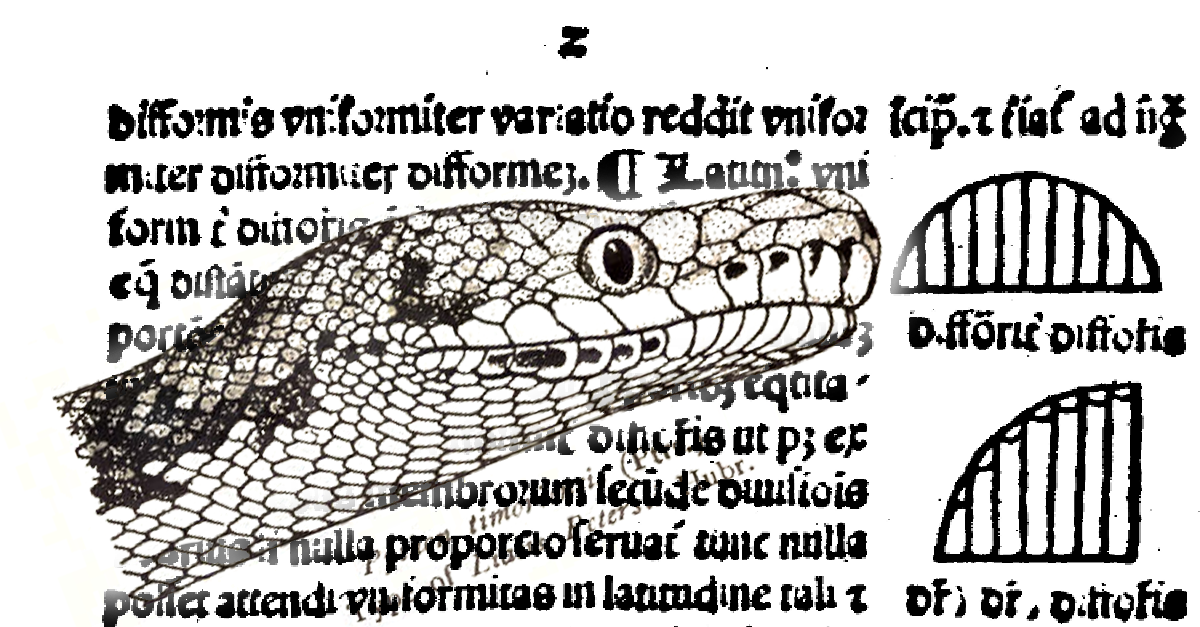
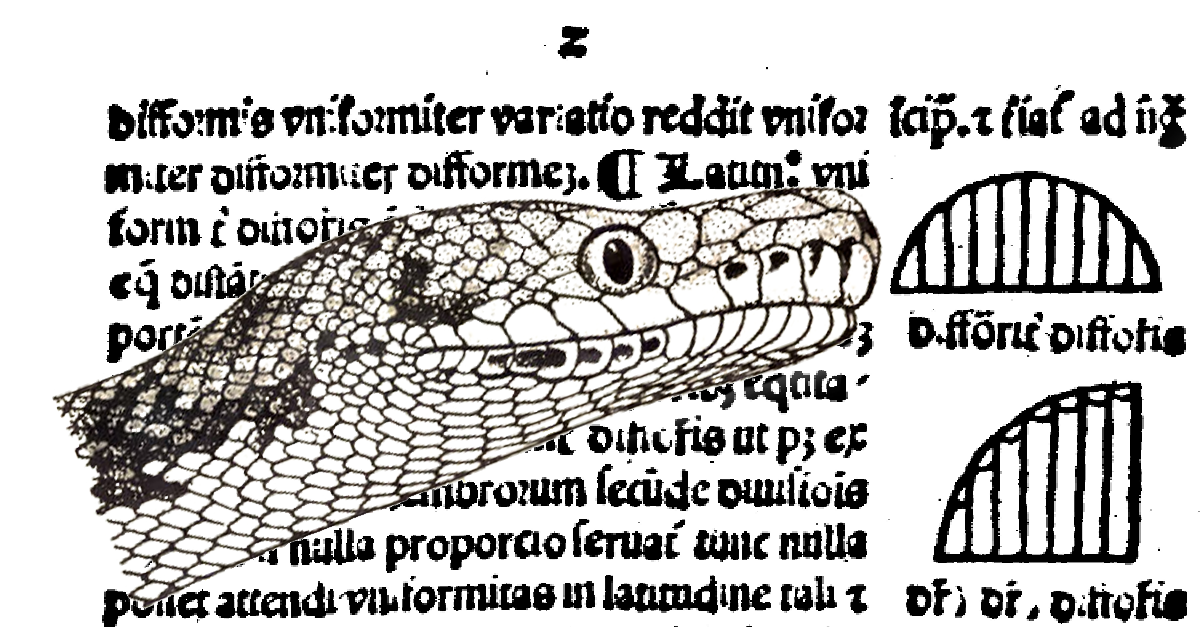
Layers edited between the first and the second 1200x627 image:
painted on "Layer 2" over bbox(0, 149, 859, 627)
painted on "Layer 1" over bbox(0, 95, 955, 627)
